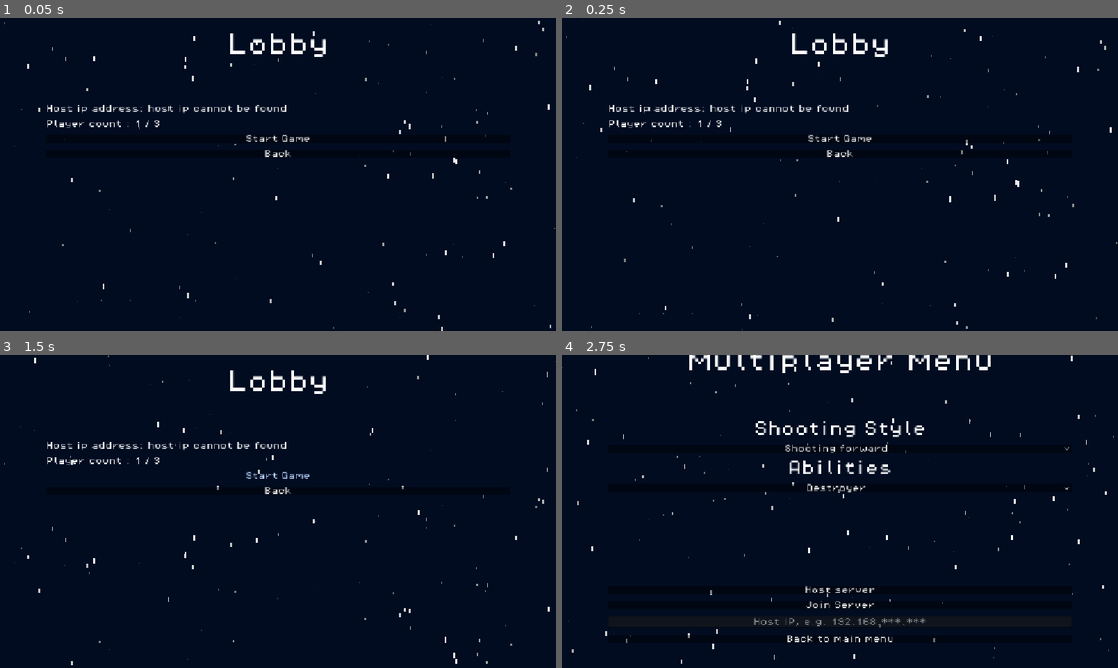
Above: before the commit, frames 1-4 (two rows, left to right).
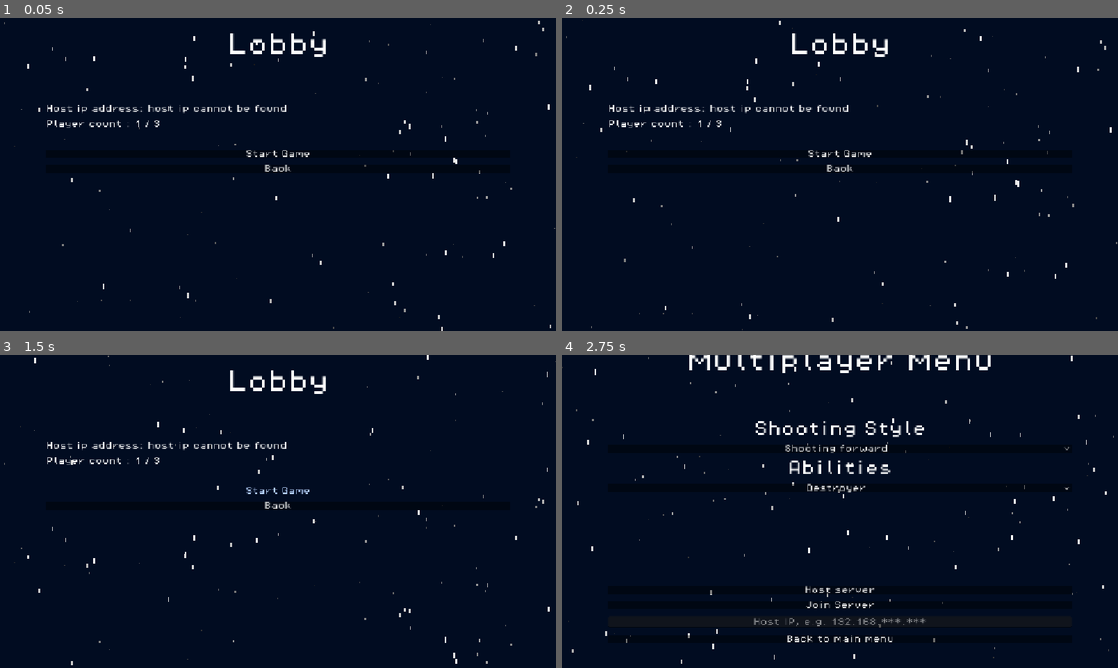
Above: after the commit, the same moments.

Repository: Draftier/Geometric-Invasion-CSS-497
Game: Godot game, scene res://multiplayer_lobby_menu.tscn
The game is run twice, just before and just after one commit, with the same random seed, the same clock (stepped at 60 frames per second) and the same inputs. This scene is started directly instead of the project's main scene. The engine's default icon, where the game draws it, is replaced by a stand-in: a white triangle on a blue panel in a dark square.
Inputs:
- Up to frame 1 (0.05 s): no input
- Up to frame 2 (0.25 s): no input
- Up to frame 3 (1.5 s): click "Start Game" at 0.5 s; click "Start Game" at 1.25 s
- Up to frame 4 (2.75 s): click "Back" at 2 s

The runs differ from the first frame. In frame 1, 0.3% of the frame differs, in the area x 11-88%, y 37-50%; in frame 2, 0.3%, in the area x 16-86%, y 37-50%; in frame 3, 0.3%; in frame 4, nothing differs.

Commit message:
Added check to ensure only host can start game

Diff:
--- a/geometric-invasion/multiplayer_lobby_menu.gd
+++ b/geometric-invasion/multiplayer_lobby_menu.gd
@@ -2,7 +2,8 @@
 
 @onready var player_count_label = %PlayerCountLabel
 @onready var ip_label = %IPLabel
-@onready var error_label = %ErrorLabel
+@onready var error_label = %ConnectionErrorLabel
+@onready var start_game_warning_label = %StartGameWarningLabel
 
 var num_players : int = 0
 
@@ -14,6 +15,13 @@
 	%IPLabel.text += NetworkManager.ip_address
 
 func _on_start_game_button_pressed() -> void:
+	if !is_multiplayer_authority():
+		start_game_warning_label.text = "Only host can start game"
+
+		var timer = get_tree().create_timer(1.0)
+		await timer.timeout
+
+		start_game_warning_label.text = ""
 	pass
 
 
--- a/geometric-invasion/multiplayer_lobby_menu.tscn
+++ b/geometric-invasion/multiplayer_lobby_menu.tscn
@@ -59,6 +59,10 @@
 unique_name_in_owner = true
 layout_mode = 2
 
+[node name="StartGameWarningLabel" type="Label" parent="MarginContainer/Lobby/MarginContainer/VBoxContainer" unique_id=2056005322]
+unique_name_in_owner = true
+layout_mode = 2
+
 [node name="StartGameButton" type="Button" parent="MarginContainer/Lobby/MarginContainer/VBoxContainer" unique_id=1275782273]
 layout_mode = 2
 theme_override_styles/normal = ExtResource("4_hhiqo")
@@ -69,7 +73,7 @@
 theme_override_styles/normal = ExtResource("4_hhiqo")
 text = "Back"
 
-[node name="ErrorLabel" type="Label" parent="MarginContainer/Lobby" unique_id=2024606852]
+[node name="ConnectionErrorLabel" type="Label" parent="MarginContainer/Lobby" unique_id=2024606852]
 unique_name_in_owner = true
 layout_mode = 2
 theme_override_font_sizes/font_size = 48
